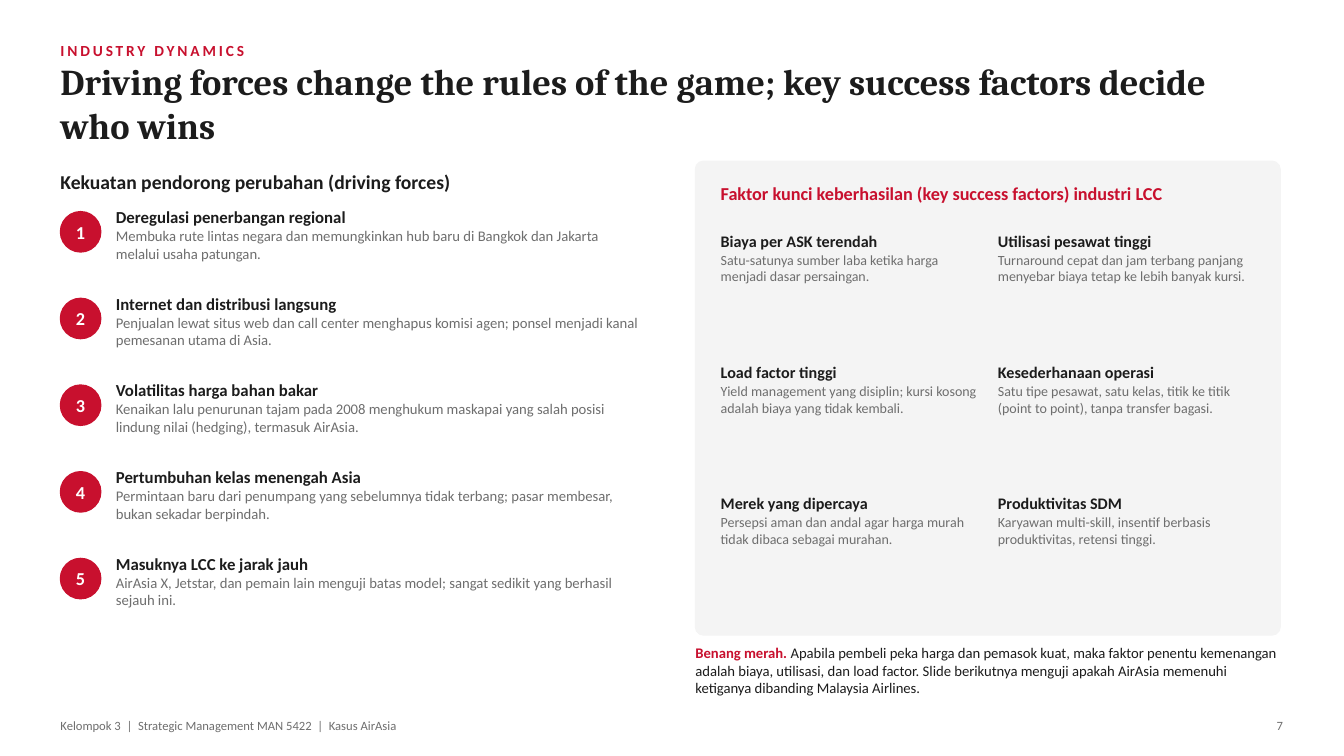
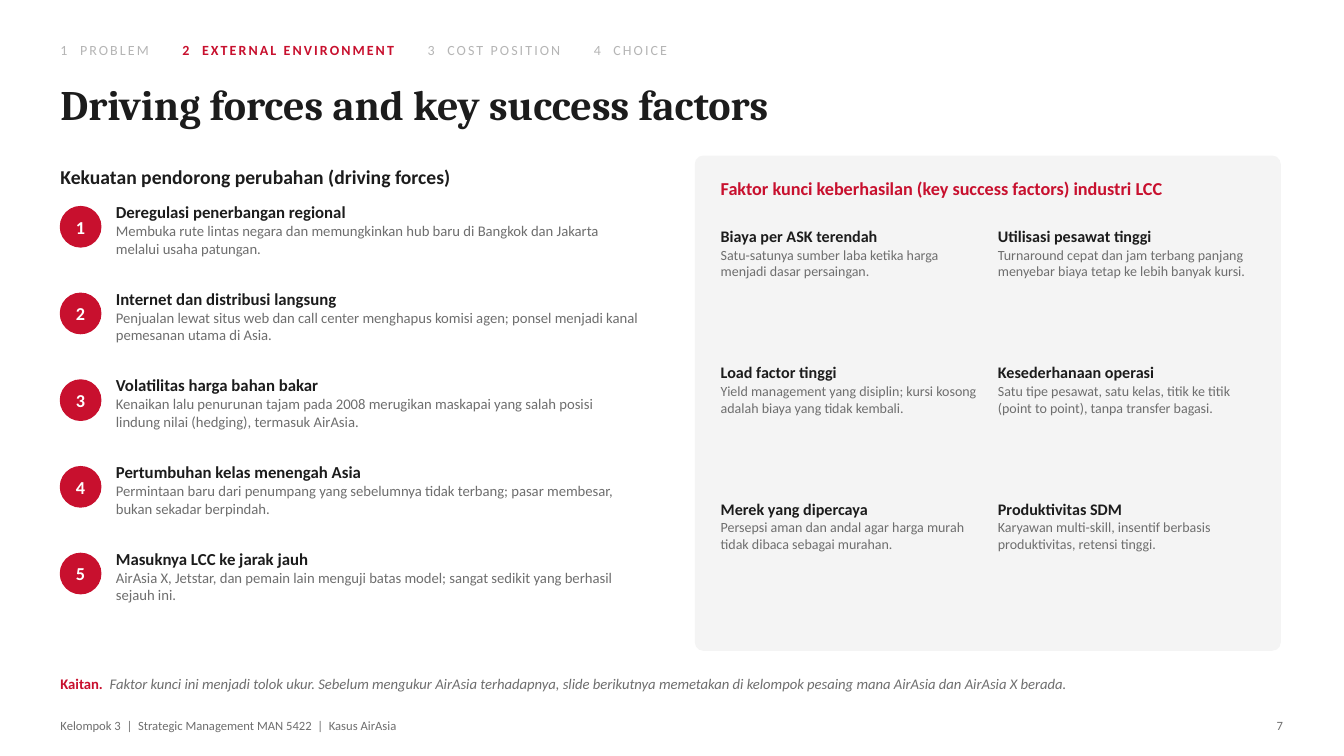
Before and after one commit to aslihabnuri/Dom-Manipulation, a slide deck: slide 7 of strategic-management/airasia-case/SMJKT_Group 3_Aslih_Case AirAsia.pptx. Drawn at 1344x756 pixels with LibreOffice and Linux fonts; fonts in the diff are those of the drawing. Boxes give left, top, right and bottom in pixels: in the first picture for what was removed or moved away, otherwise in the second. Text is boxed around its words. In the diff, an @@ line names an element or a change of style, - is before the commit and + after.

```diff
--- a/strategic-management/airasia-case/SMJKT_Group 3_Aslih_Case AirAsia.pptx
+++ b/strategic-management/airasia-case/SMJKT_Group 3_Aslih_Case AirAsia.pptx
@@ text at (60,46,667,55): text changed; size 11 to 10 pt; text colour #C8102E to #B5B5B5; bold off @@
-INDUSTRY DYNAMICS
+1 PROBLEM 2 EXTERNAL ENVIRONMENT 3 COST POSITION 4 CHOICE
@@ text at (60,90,769,130): text changed; size 26 to 30 pt @@
-Driving forces change the rules of the game; key success factors decide who wins
+Driving forces and key success factors
@@ rounded rectangle: place and size @@
-rounded rectangle at (696,161,1280,635)
+rounded rectangle at (696,156,1280,650)
@@ rounded rectangle at (696,156,1280,650): proportions changed @@
@@ text "Biaya per ASK terendah": place and size @@
-text "Biaya per ASK terendah" at (721,235,939,284)
+text "Biaya per ASK terendah" at (721,230,939,279)
@@ text "Utilisasi pesawat tinggi": place and size @@
-text "Utilisasi pesawat tinggi" at (998,235,1245,283)
+text "Utilisasi pesawat tinggi" at (998,230,1245,278)
@@ text at (116,399,593,430): text changed @@
-Kenaikan lalu penurunan tajam pada 2008 menghukum maskapai yang salah posisi lindung nilai (hedging), termasuk AirAsia.
+Kenaikan lalu penurunan tajam pada 2008 merugikan maskapai yang salah posisi lindung nilai (hedging), termasuk AirAsia.
@@ text "Merek yang dipercaya": place and size @@
-text "Merek yang dipercaya" at (721,497,964,547)
+text "Merek yang dipercaya" at (721,503,964,552)
@@ text "Produktivitas SDM": place and size @@
-text "Produktivitas SDM" at (998,497,1210,547)
+text "Produktivitas SDM" at (998,503,1210,552)
@@ 11 texts, 5 ellipses: place and size @@
-11 texts, 5 ellipses at (60,174,1163,608)
+11 texts, 5 ellipses at (60,169,1163,603)
@@ text at (60,679,1067,692): text changed; text colour #1C1C1C to #6E6E6E; italic on @@
-Benang merah. Apabila pembeli peka harga dan pemasok kuat, maka faktor penentu kemenangan adalah biaya, utilisasi, dan load factor. Slide berikutnya menguji apakah AirAsia memenuhi ketiganya dibanding Malaysia Airlines.
+Kaitan. Faktor kunci ini menjadi tolok ukur. Sebelum mengukur AirAsia terhadapnya, slide berikutnya memetakan di kelompok pesaing mana AirAsia dan AirAsia X berada.
```
Also in this commit, not shown: 15 other slides changed, 1 slide added, 1 slide removed, 2 other files.
